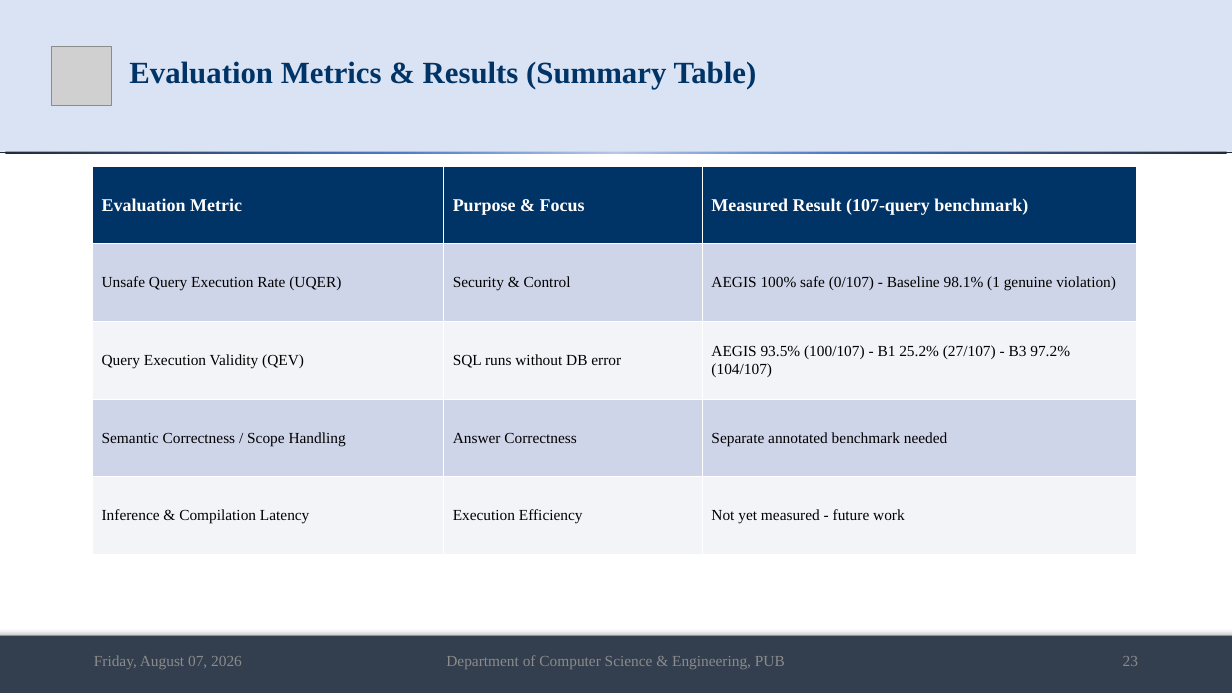
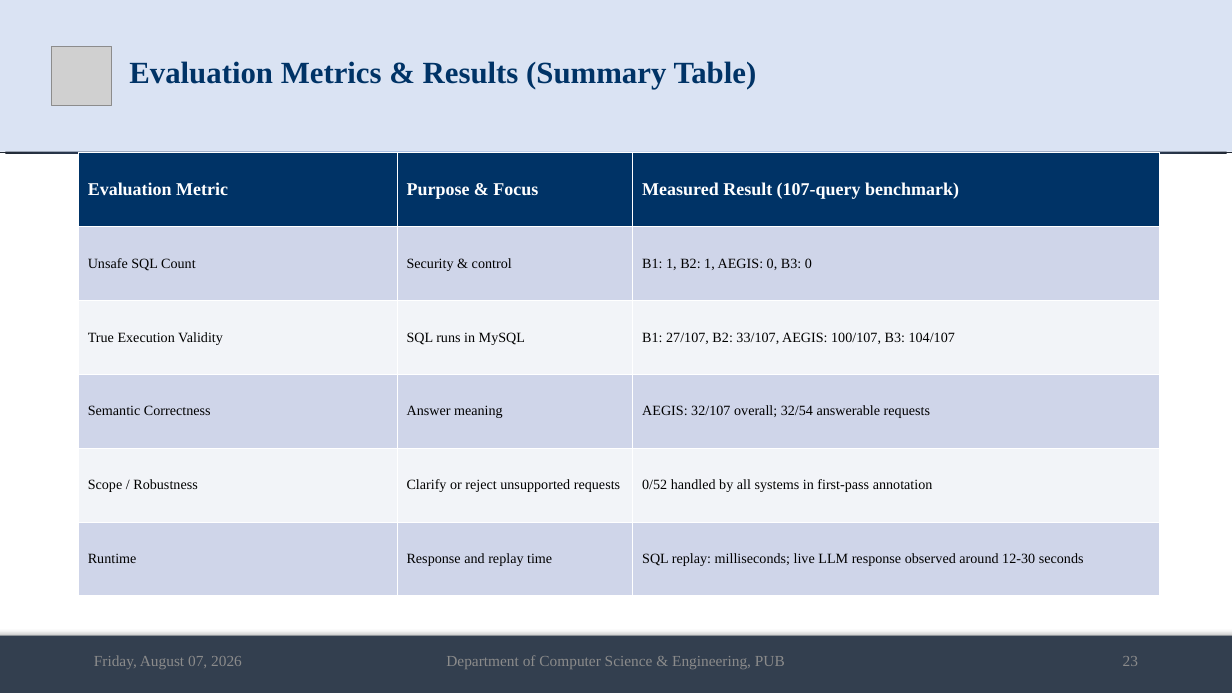
Before and after one commit to md-riaz/AEGIS-Research, a slide deck: slide 23 of docs/scripts/Md_Riaz_Mid_Defense_Final_0322310105101024.pptx. Drawn at 1232x693 pixels with LibreOffice and Linux fonts; fonts in the diff are those of the drawing; grey boxes stand for pictures. Boxes give left, top, right and bottom in pixels: in the first picture for what was removed or moved away, otherwise in the second. Text is boxed around its words. In the diff, an @@ line names an element or a change of style, - is before the commit and + after.

Commit message:
Align mid defense metrics with thesis results

```diff
--- a/docs/scripts/Md_Riaz_Mid_Defense_Final_0322310105101024.pptx
+++ b/docs/scripts/Md_Riaz_Mid_Defense_Final_0322310105101024.pptx
@@ table at bbox=[79, 152, 1160, 596] @@
-row 2: Unsafe Query Execution Rate (UQER) | Security & Control | AEGIS 100% safe (0/107) - Baseline 98.1% (1 genuine violation)
-row 3: Query Execution Validity (QEV) | SQL runs without DB error | AEGIS 93.5% (100/107) - B1 25.2% (27/107) - B3 97.2% (104/107)
-row 4: Semantic Correctness / Scope Handling | Answer Correctness | Separate annotated benchmark needed
-row 5: Inference & Compilation Latency | Execution Efficiency | Not yet measured - future work
+row 2: Unsafe SQL Count | Security & control | B1: 1, B2: 1, AEGIS: 0, B3: 0
+row 3: True Execution Validity | SQL runs in MySQL | B1: 27/107, B2: 33/107, AEGIS: 100/107, B3: 104/107
+row 4: Semantic Correctness | Answer meaning | AEGIS: 32/107 overall; 32/54 answerable requests
+row 5: Scope / Robustness | Clarify or reject unsupported requests | 0/52 handled by all systems in first-pass annotation
+row 6: Runtime | Response and replay time | SQL replay: milliseconds; live LLM response observed around 12-30 seconds
@@ table: place and size @@
-table at bbox=[92, 166, 1137, 555]
+table at bbox=[79, 152, 1160, 596]
```
Also in this commit, not shown: 10 other slides changed, 2 slides added, 2 other files.
